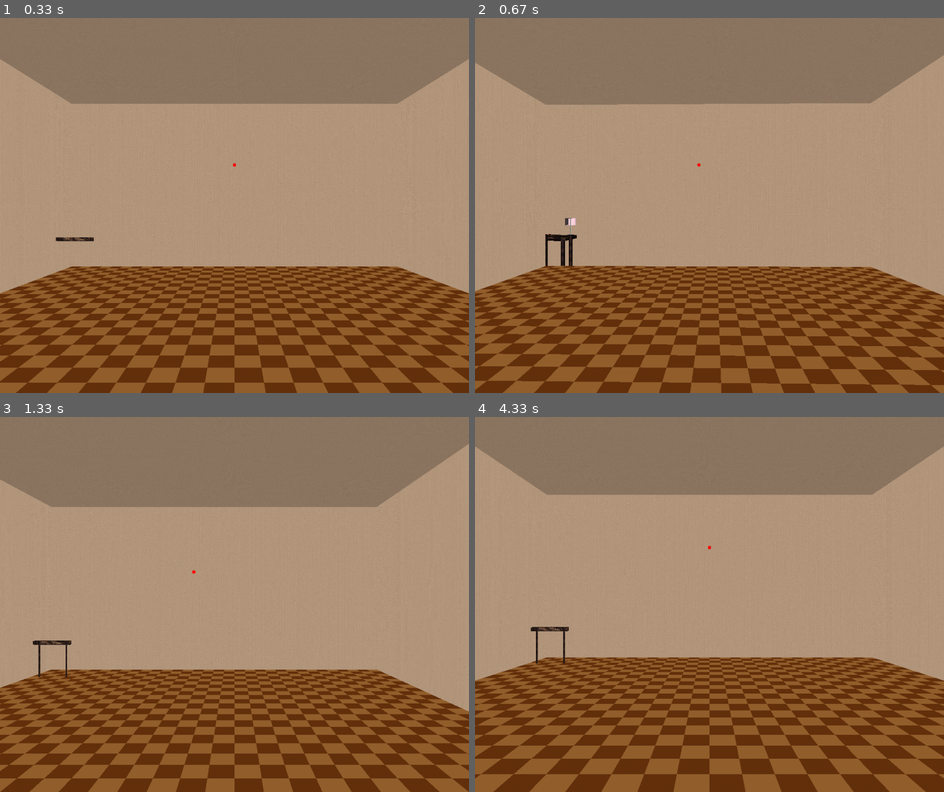
Above: before the commit, frames 1-4 (two rows, left to right).
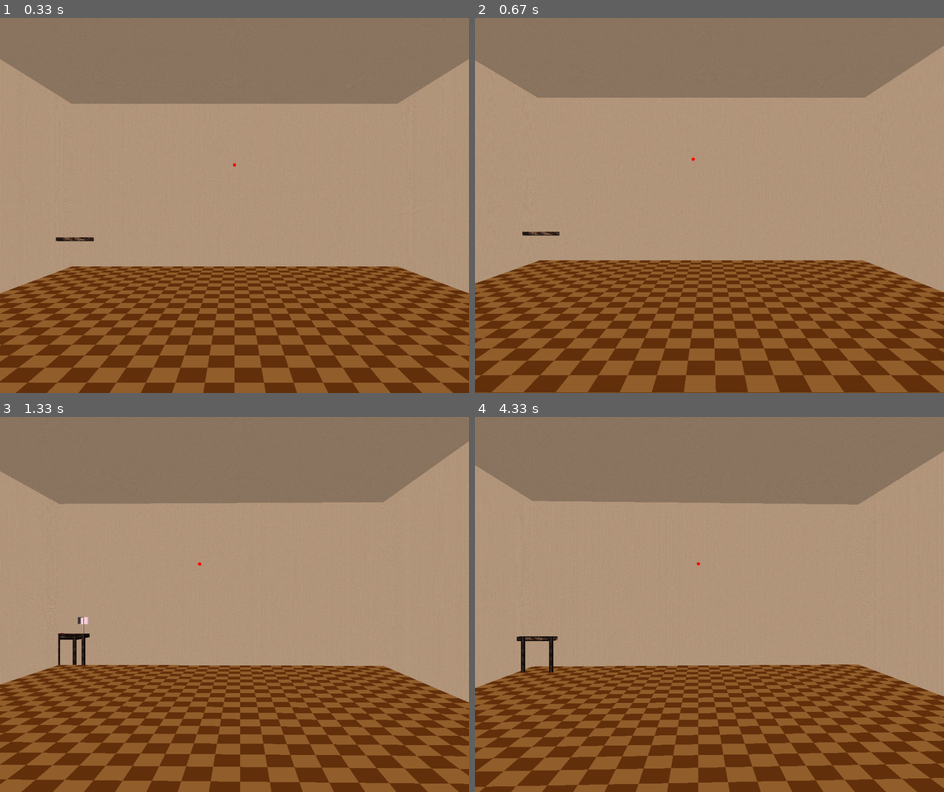
Above: after the commit, the same moments.

Repository: mikepmerritt/graphics-project-3
Game: pygame game, started from interactive_scene_pygame.py
Same seed, same stepped clock (60 frames per second), same inputs: the game is played once before the commit and once after it.
Inputs:
- Up to frame 1 (0.33 s): no input
- Up to frame 2 (0.67 s): hold Z from 0.33 s (still down); hold D from 0.33 s (still down)
- Up to frame 3 (1.33 s): release Z at 0.8 s; release D at 0.8 s; tap X at 0.83 s; tap Q at 1.17 s
- Up to frame 4 (4.33 s): hold D 1.5-1.97 s; tap E at 1.65, 2.82, 4.22 s; tap 1 at 2 s; hold W 2.33-2.63 s; hold D 2.67-3.13 s; hold A 3.17-3.7 s; hold S 3.73-4.03 s; hold A from 4.07 s (still down)

Frame 1 is identical in both runs. In frame 2, 21% of the frame differs, in the area x 0-100%, y 7-100%; in frame 3, 20%; in frame 4, 20%.

Commit message:
basic implementation attempt of camera pitch adjustment

Diff:
--- a/camera.py
+++ b/camera.py
@@ -16,7 +16,7 @@
 class Camera:
     """A simple 3D Camera System"""
 
-    def __init__(self, camAngle=45, aspRatio=1, near=0.1, far=1000, eye=Point(0,0,0), lookAngle=0):
+    def __init__(self, camAngle=45, aspRatio=1, near=0.1, far=1000, eye=Point(0,0,0), lookAngle=0, pitchAngle=0):
         """A constructor for Camera class using initial default values.
            eye is a Point
            lookAngle is the angle that camera is looking in measured in degrees
@@ -27,10 +27,11 @@
         self.far = far
         self.eye = eye
         self.lookAngle = lookAngle
+        self.pitchAngle = pitchAngle
 
     def __str__(self):
         """Basic string representation of this Camera"""
-        return "Camera Eye at %s with angle (%f)"%(self.eye, self.lookAngle)
+        return "Camera Eye at %s with angle (%f) and pitch (%f)"%(self.eye, self.lookAngle, self.pitchAngle)
 
     def setProjection(self):
         glMatrixMode(GL_PROJECTION);
@@ -44,8 +45,9 @@
 
         # Compute the look at point based on the turn angle
         rad = math.radians(self.lookAngle)
+        pitch_rad = math.radians(self.pitchAngle)
         lookX = self.eye.x - math.sin(rad)
-        lookY = self.eye.y
+        lookY = self.eye.y - math.sin(pitch_rad)
         lookZ = self.eye.z - math.cos(rad)
 
         # Place the camera
@@ -79,3 +81,14 @@
         self.lookAngle += angle
         if self.lookAngle < 0: self.lookAngle += 360  # Just to wrap around
         elif self.lookAngle >= 360: self.lookAngle -= 360  # Just to wrap around
+
+    def tilt(self, angle):
+        """ Tilt the camera by the given angle. Modifies the pitch (up/down rotation). """
+        resultant_angle = self.pitchAngle + angle
+
+        # clamping the angle between -90 and 90
+        # TODO: determine if this is the correct way to do this
+        resultant_angle = min(90, resultant_angle)
+        resultant_angle = max(-90, resultant_angle)
+
+        self.pitchAngle = resultant_angle
--- a/interactive_scene_pygame.py
+++ b/interactive_scene_pygame.py
@@ -214,24 +214,18 @@
     elif key == ord('d'):
         # Go right (relative to camera)
         camera.slide(-1,0,0)
-    elif key == ord('z'):
+    elif key == ord('q'):
         # Turn camera left (counter-clockwise)
         camera.turn(1)
-    elif key == ord('x'):
+    elif key == ord('e'):
         # Turn camera right (clockwise)
         camera.turn(-1)
-    elif key == ord('q'):
-        # Go up
-        camera.slide(0,1,0)
-    elif key == ord('e'):
-        # Go down
-        camera.slide(0,-1,0)
-    elif key == pygame.K_LEFT:
-        # turn world left
-        viewAngle += 1
-    elif key == pygame.K_RIGHT:
-        # turn world right
-        viewAngle -= 1
+    elif key == ord('z'):
+        # Rotate camera up
+        camera.tilt(1)
+    elif key == ord('x'):
+        # Rotate camera down
+        camera.tilt(-1)
     elif key == ord('j'):
         # Move light left (global coordinates)
         if active_light != -1:
@@ -298,6 +292,7 @@
     # Place the camera
     glMatrixMode(GL_MODELVIEW);
     camera.placeCamera()
+    # print(camera)
 
     # Now transform the world
     glColor3f(1, 1, 1)
